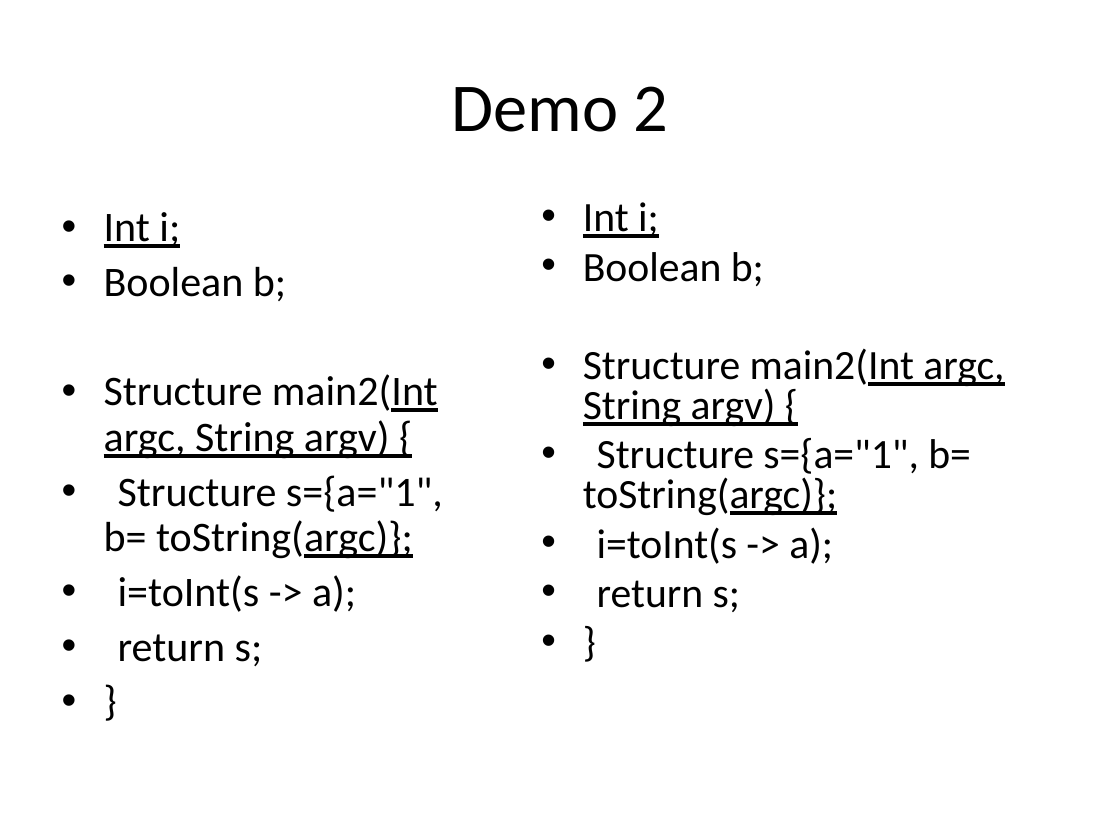
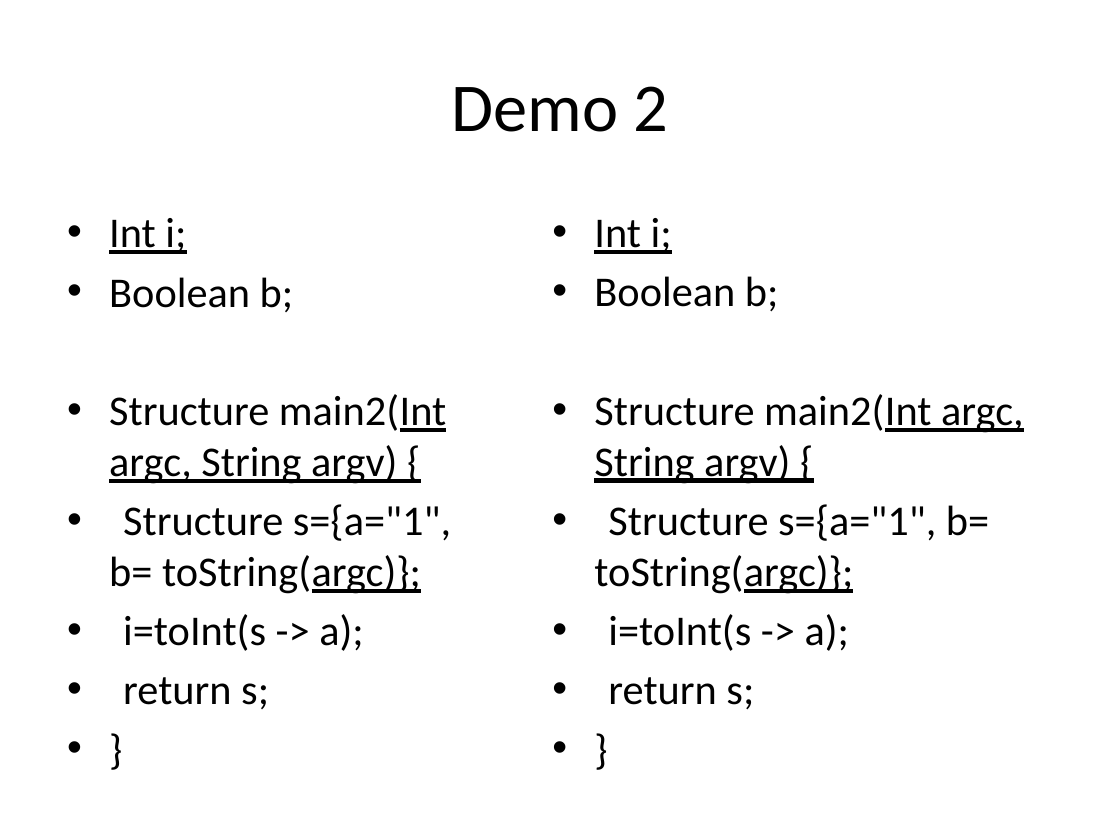
Before and after one commit to liufei11111/w4115PLT, a slide deck: slide 5 of src/project/demo/PLTFinalPresentation.pptx. Drawn at 1120x840 pixels with LibreOffice and Linux fonts; fonts in the diff are those of the drawing. Boxes give left, top, right and bottom in pixels: in the first picture for what was removed or moved away, otherwise in the second. Text is boxed around its words. In the diff, an @@ line names an element or a change of style, - is before the commit and + after.

```diff
--- a/src/project/demo/PLTFinalPresentation.pptx
+++ b/src/project/demo/PLTFinalPresentation.pptx
@@ text "Int i;" at [109, 218, 451, 709]: size 27 to 27.2 pt; line spacing 0.9 to 1 @@
@@ text "Int i;" at [594, 218, 1024, 710]: size 26.7 to 27.2 pt; indent changed; line spacing 0.8 to 1 @@
```
Also in this commit, not shown: 11 other slides changed, 1 slide added, 1 slide removed.
